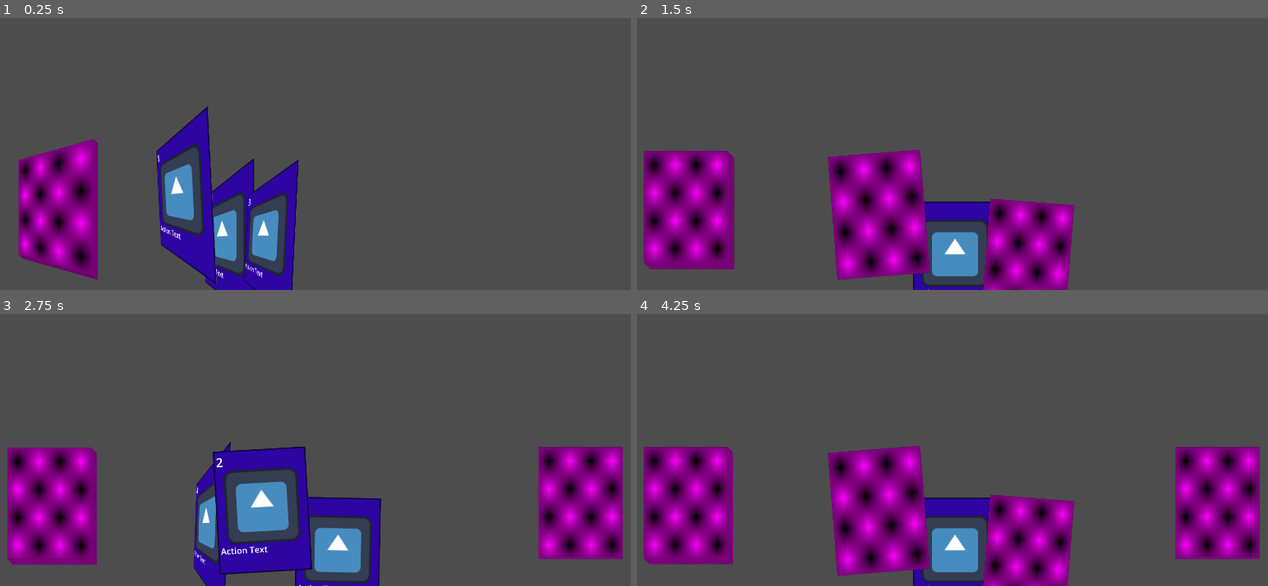
Above: before the commit, frames 1-4 (two rows, left to right).
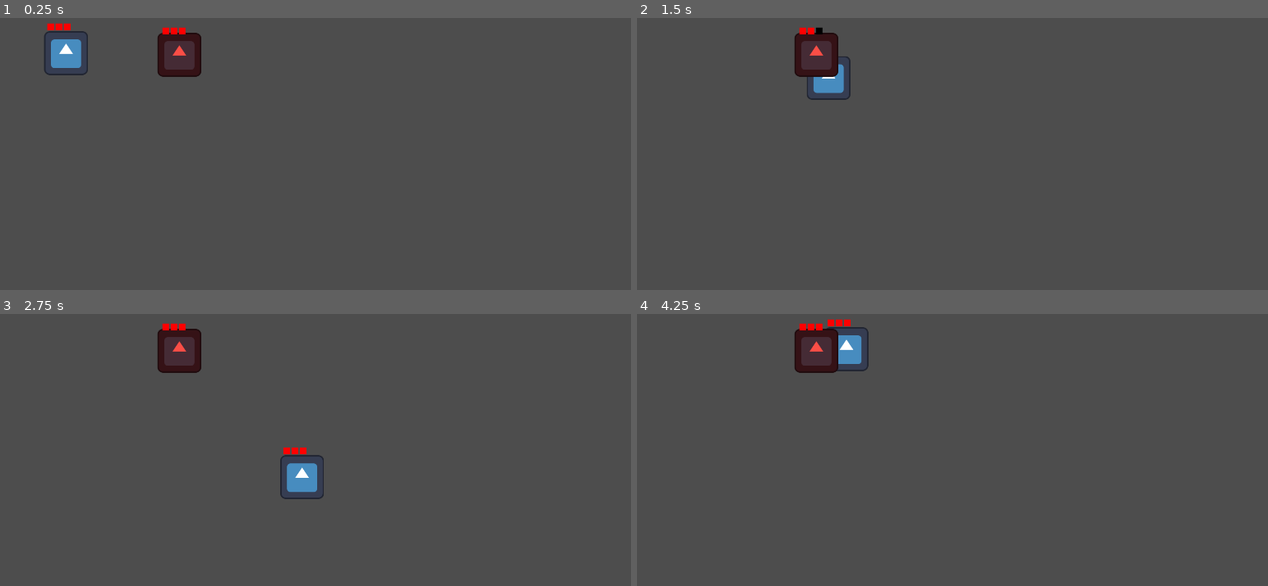
Above: after the commit, the same moments.

Repository: MamaDespik/GGJ-1
Game: Godot game, scene res://test.tscn
Same seed, same stepped clock (60 frames per second), same inputs: the game is played once before the commit and once after it. Before the commit the project starts from res://Cards/CardsContainer.tscn. The engine's default icon, where the game draws it, is replaced by a stand-in: a white triangle on a blue panel in a dark square.
Inputs (mouse positions are in pixels of both pictures, inside the frame that each line leads up to):
- Up to frame 1 (0.25 s): no input
- Up to frame 2 (1.5 s): tap Enter (ui_accept) at 0.5, 0.77 s; move the mouse to (1097, 86) at 0.52 s; hold D (move_right) 0.53-1.28 s; hold Mouse wheel up (change_highlight_left) 0.53-1.28 s; move the mouse to (819, 124) at 1.27 s; hold S (move_down) from 1.28 s (still down); tap Mouse wheel down (change_highlight_right) at 1.35 s
- Up to frame 3 (2.75 s): tap Enter (ui_accept) at 1.52 s; move the mouse to (384, 319) at 2.02 s; release S (move_down) at 2.03 s; press the mouse at (384, 319) at 2.03 s; hold D (move_right) from 2.03 s (still down)
- Up to frame 4 (4.25 s): move the mouse to (920, 474) at 2.77 s; release D (move_right) at 2.78 s; release the mouse at (920, 474) at 2.78 s; hold W (move_up) 2.78-3.53 s; tap Mouse wheel up (change_highlight_left) at 2.85 s; tap Enter (ui_accept) at 3.02, 3.77 s; move the mouse to (1148, 458) at 3.52 s; hold A (move_left) from 3.53 s (still down); hold Mouse wheel down (change_highlight_right) from 3.53 s (still down)

The runs differ from the first frame. In frame 1, 15% of the frame differs, in the area x 2-48%, y 1-100%; in frame 2, 21%; in frame 3, 23%; in frame 4, 27%, in the area x 1-99%, y 1-100%.

Commit message:
Dealing and Receiving Damage

Diff:
--- a/godovelopment-game-jam-1/Enemy/enemy.gd
+++ b/godovelopment-game-jam-1/Enemy/enemy.gd
@@ -3,11 +3,12 @@
 
 @onready var health_module: HealthModule = $HealthModule
 
-func _ready() -> void:
-	health_module.died.connect(_on_died)
-
-func _on_died():
+func _on_health_module_died() -> void:
 	var tween:Tween = create_tween()
 	tween.tween_property(self, "modulate", Color(1,1,1,0), 2)
 	tween.tween_callback(queue_free)
 	return
+
+func _on_hurt_box_hurt(damage: int) -> void:
+	health_module.adjust_health(-damage)
+	return
--- a/godovelopment-game-jam-1/Enemy/enemy.tscn
+++ b/godovelopment-game-jam-1/Enemy/enemy.tscn
@@ -1,20 +1,21 @@
-[gd_scene load_steps=6 format=3 uid="uid://lpe80gxols1a"]
+[gd_scene load_steps=7 format=3 uid="uid://lpe80gxols1a"]
 
 [ext_resource type="Script" uid="uid://c7u8y4q073byh" path="res://Enemy/enemy.gd" id="1_eqilm"]
 [ext_resource type="Texture2D" uid="uid://thnj12t7c3yd" path="res://Assets/icon.svg" id="1_px1sc"]
 [ext_resource type="PackedScene" uid="uid://of34ornvyat4" path="res://StateMachine/state_machine.tscn" id="2_am0pq"]
 [ext_resource type="PackedScene" uid="uid://ccg26bgjvfxse" path="res://Modules/health_module.tscn" id="2_eqilm"]
+[ext_resource type="PackedScene" uid="uid://bvgf768latsby" path="res://Modules/hurt_box.tscn" id="4_ncf7h"]
 
 [sub_resource type="RectangleShape2D" id="RectangleShape2D_eqilm"]
 size = Vector2(117, 118)
 
 [node name="Enemy" type="StaticBody2D"]
-position = Vector2(633, 521)
 collision_layer = 4
 collision_mask = 8
 script = ExtResource("1_eqilm")
 
 [node name="CollisionShape2D" type="CollisionShape2D" parent="."]
+visible = false
 position = Vector2(-0.5, 0)
 shape = SubResource("RectangleShape2D_eqilm")
 
@@ -25,4 +26,11 @@
 [node name="HealthModule" parent="." instance=ExtResource("2_eqilm")]
 position = Vector2(-50, -80)
 
+[node name="HurtBox" parent="." instance=ExtResource("4_ncf7h")]
+visible = false
+hurtbox_type = "Enemy"
+
 [node name="StateMachine" parent="." instance=ExtResource("2_am0pq")]
+
+[connection signal="died" from="HealthModule" to="." method="_on_health_module_died"]
+[connection signal="hurt" from="HurtBox" to="." method="_on_hurt_box_hurt"]
--- /dev/null
+++ b/godovelopment-game-jam-1/Modules/hit_box.gd
@@ -0,0 +1,15 @@
+extends Node2D
+class_name HitBox
+
+@export_enum("Enemy", "Player") var hitbox_type:String
+@export var damage:int = 0
+
+@onready var area_2d: Area2D = $Area2D
+
+func _ready() -> void:
+	match hitbox_type:
+		"Enemy":
+			area_2d.collision_layer = 64 #an enemy hitbox
+		"Player":
+			area_2d.collision_layer = 32 #a player hitbox
+	return
--- /dev/null
+++ b/godovelopment-game-jam-1/Modules/hit_box.tscn
@@ -0,0 +1,18 @@
+[gd_scene load_steps=3 format=3 uid="uid://dnwb2tosqt7sb"]
+
+[ext_resource type="Script" uid="uid://b2n4r8va7f2lt" path="res://Modules/hit_box.gd" id="1_lkc4m"]
+
+[sub_resource type="RectangleShape2D" id="RectangleShape2D_lkc4m"]
+resource_local_to_scene = true
+size = Vector2(128, 128)
+
+[node name="HitBox" type="Node2D"]
+script = ExtResource("1_lkc4m")
+
+[node name="Area2D" type="Area2D" parent="."]
+collision_layer = 0
+collision_mask = 0
+
+[node name="CollisionShape2D" type="CollisionShape2D" parent="Area2D"]
+position = Vector2(0, 0.5)
+shape = SubResource("RectangleShape2D_lkc4m")
--- /dev/null
+++ b/godovelopment-game-jam-1/Modules/hurt_box.gd
@@ -0,0 +1,20 @@
+extends Node2D
+class_name HurtBox
+
+@export_enum("Enemy", "Player") var hurtbox_type:String
+
+@onready var area_2d: Area2D = $Area2D
+
+signal hurt(damage:int)
+
+func _ready() -> void:
+	match hurtbox_type:
+		"Enemy":
+			area_2d.collision_mask = 32 #look for playerhitboxes
+		"Player":
+			area_2d.collision_mask = 64 #look for enemyhitboxes
+	return
+
+func _on_area_2d_area_entered(area: Area2D) -> void:
+	hurt.emit(area.get_parent().damage)
+	return
--- /dev/null
+++ b/godovelopment-game-jam-1/Modules/hurt_box.tscn
@@ -0,0 +1,20 @@
+[gd_scene load_steps=3 format=3 uid="uid://bvgf768latsby"]
+
+[ext_resource type="Script" uid="uid://bcbdkbnwxwg5g" path="res://Modules/hurt_box.gd" id="1_gxk23"]
+
+[sub_resource type="RectangleShape2D" id="RectangleShape2D_gxk23"]
+resource_local_to_scene = true
+size = Vector2(128, 128)
+
+[node name="HurtBox" type="Node2D"]
+script = ExtResource("1_gxk23")
+
+[node name="Area2D" type="Area2D" parent="."]
+collision_layer = 0
+collision_mask = 0
+
+[node name="CollisionShape2D" type="CollisionShape2D" parent="Area2D"]
+position = Vector2(0, 0.5)
+shape = SubResource("RectangleShape2D_gxk23")
+
+[connection signal="area_entered" from="Area2D" to="." method="_on_area_2d_area_entered"]
--- a/godovelopment-game-jam-1/Player/player.gd
+++ b/godovelopment-game-jam-1/Player/player.gd
@@ -7,6 +7,7 @@
 @onready var state_machine: StateMachine = $StateMachine
 @onready var animation_player: AnimationPlayer = $AnimationPlayer
 @onready var collision_shape_2d: CollisionShape2D = $CollisionShape2D
+@onready var health_module: HealthModule = $HealthModule
 
 var direction = -1
 
@@ -48,4 +49,14 @@
 
 
 func _on_animation_player_current_animation_changed(animation_name: String) -> void:
-	print("Animation Started: ", animation_name)
+	#print("Animation Started: ", animation_name)
+	return
+
+func _on_health_module_died() -> void:
+	print("Player Died")
+	#TODO
+	return
+
+func _on_hurt_box_hurt(damage: int) -> void:
+	health_module.adjust_health(-damage)
+	return
--- a/godovelopment-game-jam-1/Player/player.tscn
+++ b/godovelopment-game-jam-1/Player/player.tscn
@@ -1,8 +1,11 @@
-[gd_scene load_steps=15 format=3 uid="uid://cnphch8ulvp8p"]
+[gd_scene load_steps=18 format=3 uid="uid://cnphch8ulvp8p"]
 
 [ext_resource type="Script" uid="uid://cdtladigjlq1e" path="res://Player/player.gd" id="1_jrvh6"]
 [ext_resource type="Script" uid="uid://c4edr6f2t0ucp" path="res://Player/PlayerMovementData.gd" id="2_45c3k"]
 [ext_resource type="Texture2D" uid="uid://thnj12t7c3yd" path="res://Assets/icon.svg" id="3_fhl08"]
+[ext_resource type="PackedScene" uid="uid://ccg26bgjvfxse" path="res://Modules/health_module.tscn" id="4_od3ui"]
+[ext_resource type="PackedScene" uid="uid://bvgf768latsby" path="res://Modules/hurt_box.tscn" id="5_00tjw"]
+[ext_resource type="PackedScene" uid="uid://dnwb2tosqt7sb" path="res://Modules/hit_box.tscn" id="6_x3vf3"]
 [ext_resource type="PackedScene" uid="uid://of34ornvyat4" path="res://StateMachine/state_machine.tscn" id="7_o2wf0"]
 [ext_resource type="PackedScene" uid="uid://d2j5ajyhwefl0" path="res://StateMachine/PlayerStates/idle_player_state.tscn" id="8_s28x5"]
 [ext_resource type="PackedScene" uid="uid://eb32dl45t2pd" path="res://StateMachine/PlayerStates/walking_player_state.tscn" id="9_40r42"]
@@ -11,7 +14,7 @@
 script = ExtResource("2_45c3k")
 speed = 500
 acceleration = 4000
-friction = 5000
+friction = 1500
 
 [sub_resource type="RectangleShape2D" id="RectangleShape2D_bsdr6"]
 size = Vector2(126, 126)
@@ -42,7 +45,7 @@
 
 [node name="Player" type="CharacterBody2D"]
 collision_layer = 2
-collision_mask = 28
+collision_mask = 24
 floor_constant_speed = true
 floor_snap_length = 16.0
 script = ExtResource("1_jrvh6")
@@ -52,7 +55,20 @@
 texture = ExtResource("3_fhl08")
 
 [node name="CollisionShape2D" type="CollisionShape2D" parent="."]
+visible = false
 shape = SubResource("RectangleShape2D_bsdr6")
+
+[node name="HealthModule" parent="." instance=ExtResource("4_od3ui")]
+position = Vector2(-55, -87)
+
+[node name="HurtBox" parent="." instance=ExtResource("5_00tjw")]
+visible = false
+hurtbox_type = "Player"
+
+[node name="HitBox" parent="." instance=ExtResource("6_x3vf3")]
+position = Vector2(63, 0)
+hitbox_type = "Player"
+damage = 1
 
 [node name="StateMachine" parent="." node_paths=PackedStringArray("starting_state") instance=ExtResource("7_o2wf0")]
 starting_state = NodePath("IdlePlayerMovementState")
@@ -68,5 +84,7 @@
 &"": SubResource("AnimationLibrary_x3vf3")
 }
 
+[connection signal="died" from="HealthModule" to="." method="_on_health_module_died"]
+[connection signal="hurt" from="HurtBox" to="." method="_on_hurt_box_hurt"]
 [connection signal="animation_changed" from="AnimationPlayer" to="." method="_on_animation_player_animation_changed"]
 [connection signal="current_animation_changed" from="AnimationPlayer" to="." method="_on_animation_player_current_animation_changed"]
--- a/godovelopment-game-jam-1/StateMachine/state_machine.gd
+++ b/godovelopment-game-jam-1/StateMachine/state_machine.gd
@@ -15,7 +15,7 @@
 		current_state.exit()
 
 	current_state = new_state
-	print("Change State to: " + current_state.name)
+	#print("Change State to: " + current_state.name)
 	current_state.enter()
 	return
 
--- a/godovelopment-game-jam-1/project.godot
+++ b/godovelopment-game-jam-1/project.godot
@@ -11,7 +11,7 @@
 [application]
 
 config/name="Godovelopment Game Jam 1"
-run/main_scene="uid://qtxlhtingap8"
+run/main_scene="uid://dyupaeui5haxq"
 config/features=PackedStringArray("4.4", "GL Compatibility")
 config/icon="res://Assets/icon.svg"
 
@@ -78,6 +78,8 @@
 2d_physics/layer_3="Enemy"
 2d_physics/layer_4="World"
 2d_physics/layer_5="Pickup"
+2d_physics/layer_6="PlayerHitbox"
+2d_physics/layer_7="EnemyHitbox"
 
 [rendering]
 
--- /dev/null
+++ b/godovelopment-game-jam-1/test.tscn
@@ -0,0 +1,12 @@
+[gd_scene load_steps=3 format=3 uid="uid://dyupaeui5haxq"]
+
+[ext_resource type="PackedScene" uid="uid://cnphch8ulvp8p" path="res://Player/player.tscn" id="1_8uh7m"]
+[ext_resource type="PackedScene" uid="uid://lpe80gxols1a" path="res://Enemy/enemy.tscn" id="2_6uqi0"]
+
+[node name="test" type="Node2D"]
+
+[node name="Player" parent="." instance=ExtResource("1_8uh7m")]
+position = Vector2(229, 386)
+
+[node name="Enemy" parent="." instance=ExtResource("2_6uqi0")]
+position = Vector2(560, 391)
Not shown, added: godovelopment-game-jam-1/Modules/hit_box.gd.uid
Not shown, added: godovelopment-game-jam-1/Modules/hurt_box.gd.uid
Not shown, changed: TODO.txt
